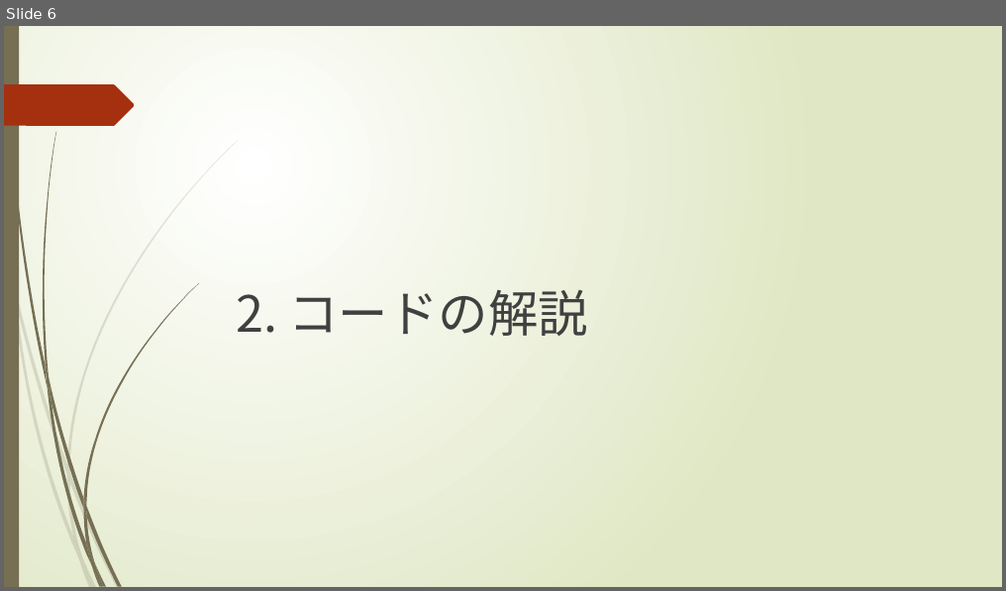
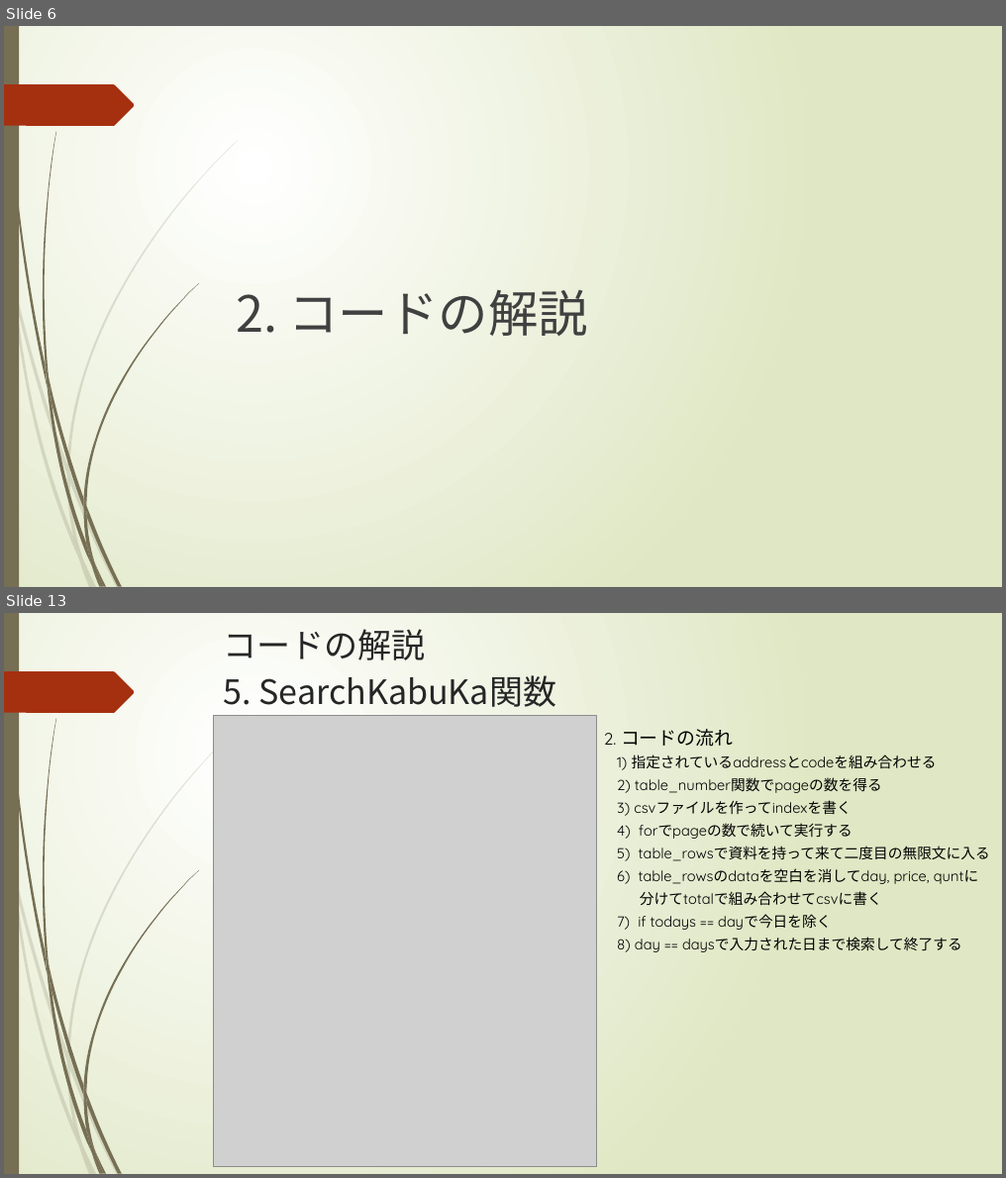
Before and after one commit to SangWooChun714/mirineglobal, a slide deck: crawlingコード解説.pptx. Shown one above the other, each under a label of ours: slide 6 before the commit, slides 6 and 13 after it; the slides between them are not shown. The pictures are 1006x591 and 1006x1178 pixels, drawn with LibreOffice and Linux fonts; fonts in the diff are those of the drawing; grey boxes stand for pictures. Boxes give left, top, right and bottom in pixels: in the first picture for what was removed or moved away, otherwise in the second. Text is boxed around its words. In the diff, an @@ line names an element or a change of style, - is before the commit and + after.

```diff
--- a/crawlingコード解説.pptx
+++ b/crawlingコード解説.pptx
@@ slide 13 added at (4, 613, 1002, 1174), background gradient #FFFFFF to #DFE8C4; not listed: 24 template elements that a slide beside it also shows @@
@@ title added at (224, 629, 557, 707), 32.4 pt, text #262626 @@
+コードの解説
+5. SearchKabuKa関数
@@ picture added at (214, 716, 597, 1167) @@
@@ text added at (604, 729, 990, 953), 14 pt, text #000000 @@
+2. コードの流れ
+1) 指定されているaddressとcodeを組み合わせる
+2) table_number関数でpageの数を得る
+3) csvファイルを作ってindexを書く
+4) forでpageの数で続いて実行する
+5) table_rowsで資料を持って来て二度目の無限文に入る
+6) table_rowsのdataを空白を消してday, price, quntに
+分けてtotalで組み合わせてcsvに書く
+7) if todays == dayで今日を除く
+8) day == daysで入力された日まで検索して終了する
```
Also in this commit, not shown: 7 slides changed, 5 other slides added, 12 other files.
